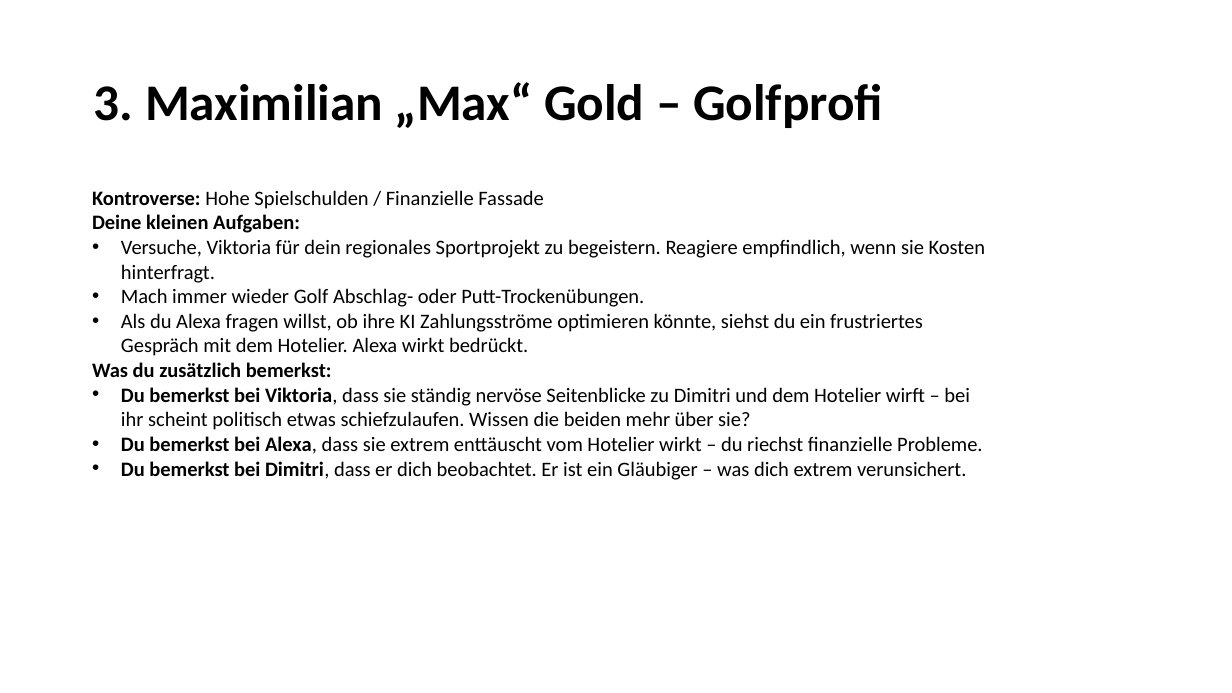
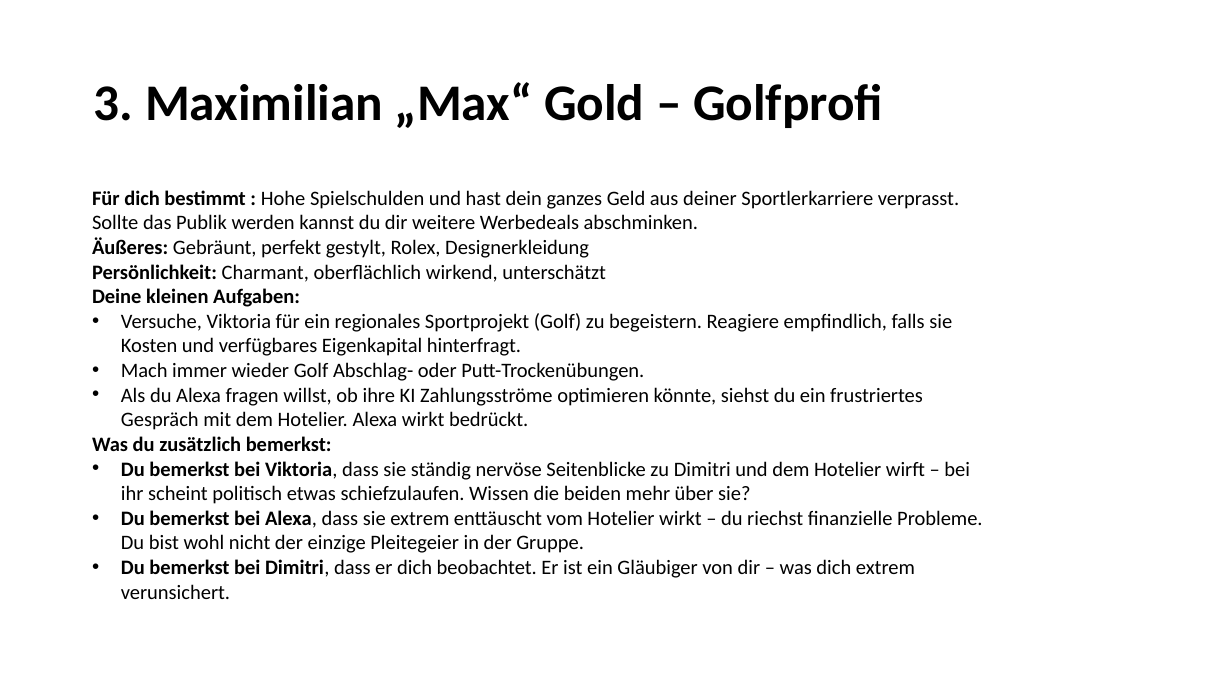
Before and after one commit to LkySlevin/krimidinner_app, a slide deck: slide 4 of Misc/Krimidinner.pptx (slide 7 before the commit). Drawn at 1232x693 pixels with LibreOffice and Linux fonts; fonts in the diff are those of the drawing. Boxes give left, top, right and bottom in pixels: in the first picture for what was removed or moved away, otherwise in the second. Text is boxed around its words. In the diff, an @@ line names an element or a change of style, - is before the commit and + after.

```diff
--- a/Misc/Krimidinner.pptx
+++ b/Misc/Krimidinner.pptx
@@ text at (x1=92, y1=190, x2=959, y2=356): text changed @@
-Kontroverse: Hohe Spielschulden / Finanzielle Fassade
-Deine kleinen Aufgaben:
-• Versuche, Viktoria für dein regionales Sportprojekt zu begeistern. Reagiere empfindlich, wenn sie Kosten hinterfragt.
+Für dich bestimmt : Hohe Spielschulden und hast dein ganzes Geld aus deiner Sportlerkarriere verprasst. Sollte das Publik werden kannst du dir weitere Werbedeals abschminken.
+Äußeres: Gebräunt, perfekt gestylt, Rolex, Designerkleidung
+Persönlichkeit: Charmant, oberflächlich wirkend, unterschätzt
+Deine kleinen Aufgaben:
+• Versuche, Viktoria für ein regionales Sportprojekt (Golf) zu begeistern. Reagiere empfindlich, falls sie Kosten und verfügbares Eigenkapital hinterfragt.
@@ text at (x1=121, y1=510, x2=982, y2=599): text changed @@
-• Du bemerkst bei Alexa, dass sie extrem enttäuscht vom Hotelier wirkt – du riechst finanzielle Probleme.
-• Du bemerkst bei Dimitri, dass er dich beobachtet. Er ist ein Gläubiger – was dich extrem verunsichert.
+• Du bemerkst bei Alexa, dass sie extrem enttäuscht vom Hotelier wirkt – du riechst finanzielle Probleme. Du bist wohl nicht der einzige Pleitegeier in der Gruppe.
+• Du bemerkst bei Dimitri, dass er dich beobachtet. Er ist ein Gläubiger von dir – was dich extrem verunsichert.
```
Also in this commit, not shown: 9 other slides changed, 3 slides removed, 12 other files.
